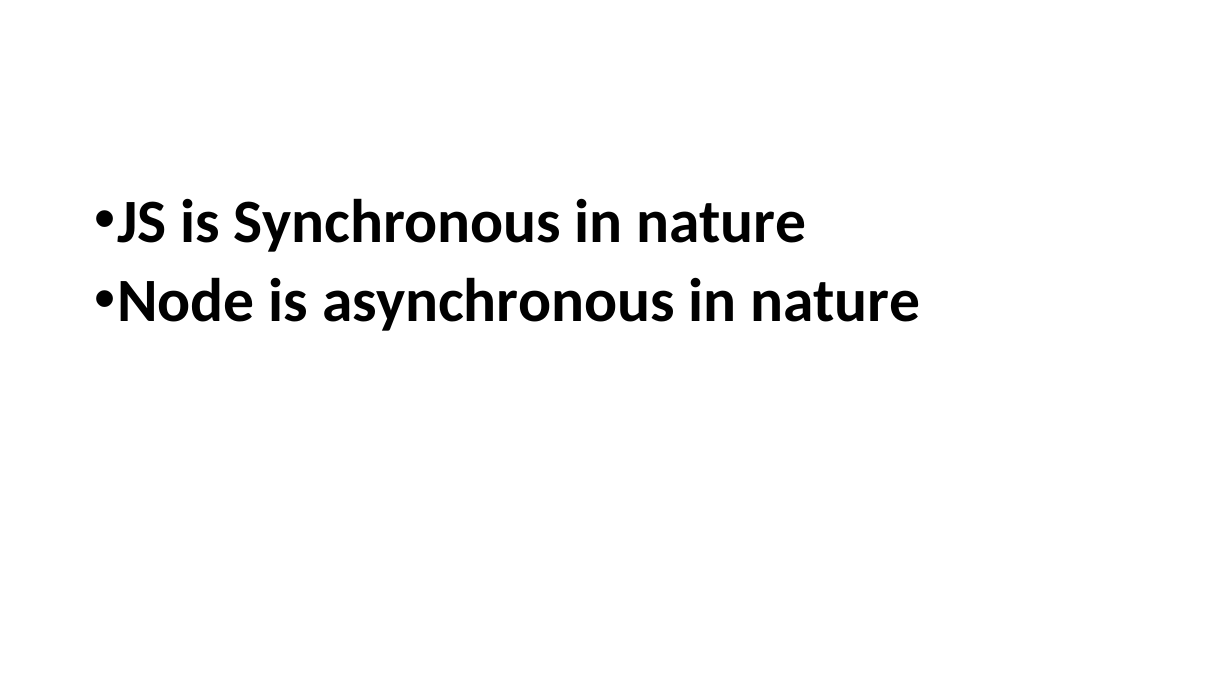
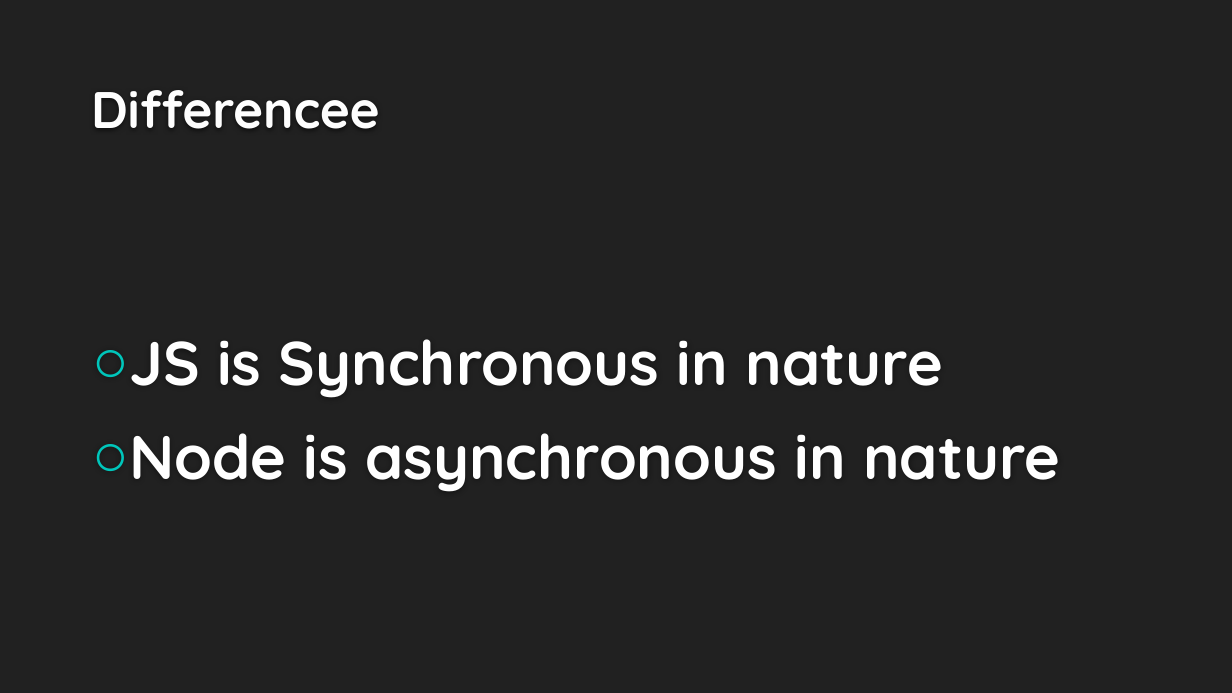
Before and after one commit to Prasundas99/Web-Development-Traning, a slide deck: slide 8 of 10.Node js/Node js.pptx. Drawn at 1232x693 pixels with LibreOffice and Linux fonts; fonts in the diff are those of the drawing; background and template pictures are left out. Boxes give left, top, right and bottom in pixels: in the first picture for what was removed or moved away, otherwise in the second. Text is boxed around its words. In the diff, an @@ line names an element or a change of style, - is before the commit and + after.

```diff
--- a/10.Node js/Node js.pptx
+++ b/10.Node js/Node js.pptx
@@ background #FFFFFF to #212121 @@
@@ title added at box(91, 90, 380, 129), 40 pt, text #FEFEFE, bold @@
+Differencee
@@ text "JS is Synchronous in nature": place and size @@
-text "JS is Synchronous in nature" at box(117, 198, 920, 331)
+text "JS is Synchronous in nature" at box(129, 339, 1061, 492)
@@ text "JS is Synchronous in nature" at box(129, 339, 1061, 492): font Calibri to Quicksand, text colour #000000 to #FFFFFF; bullet • to ○; line spacing 0.9 to 1; more space between paragraphs; vertical alignment top to middle @@
```
Also in this commit, not shown: 6 other slides changed, 2 slides added, 1 slide removed, 13 other files.
